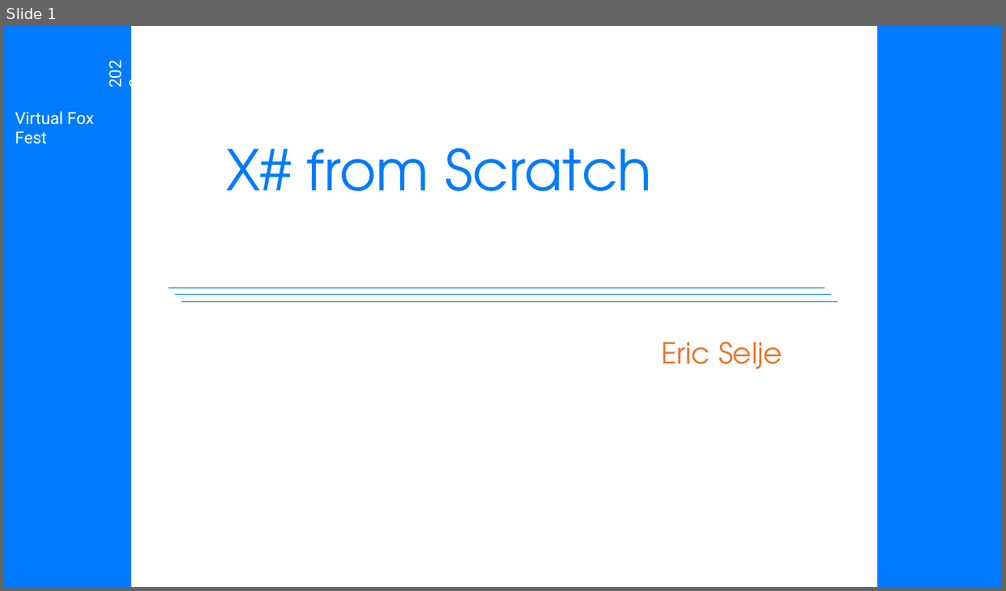
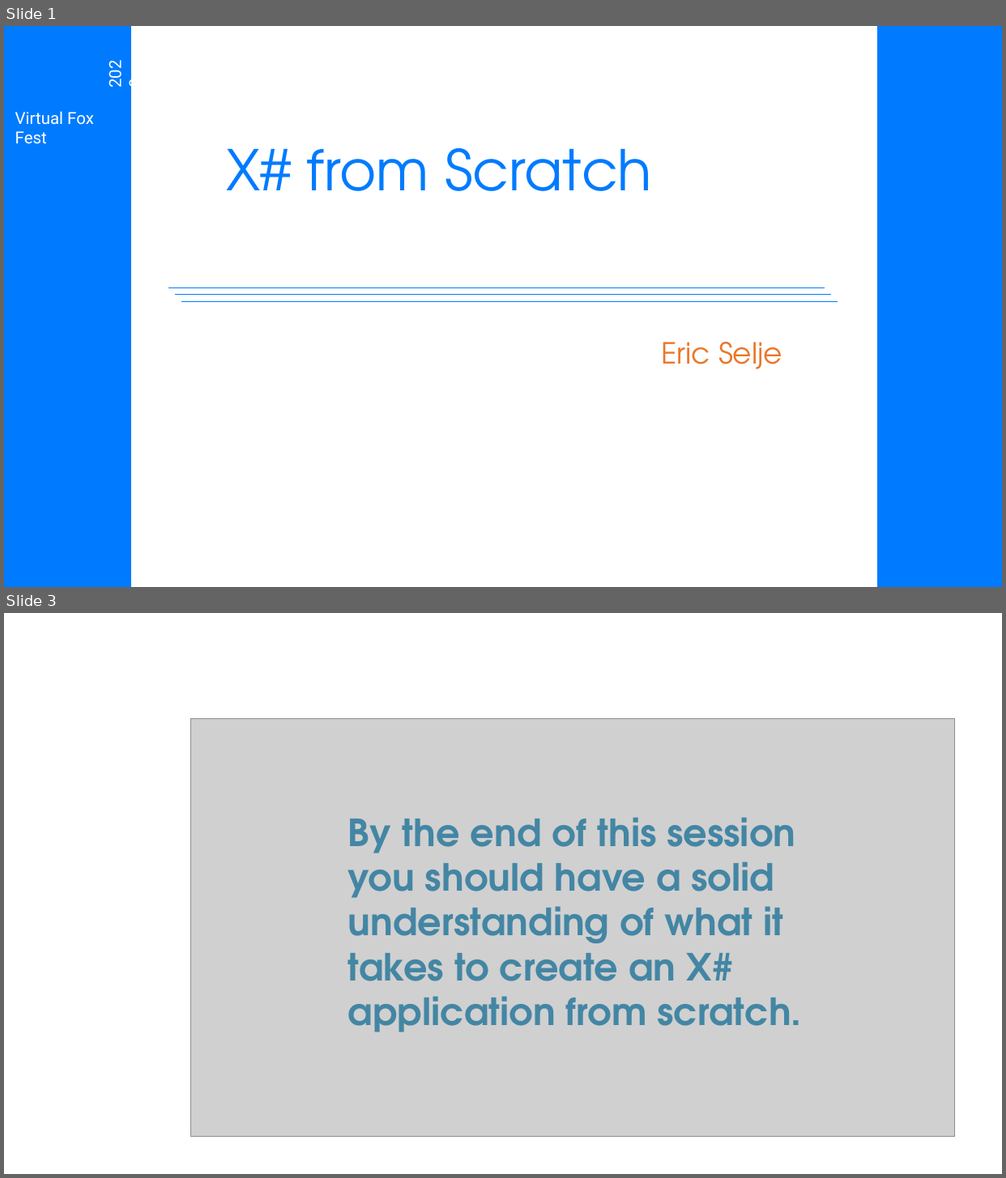
Before and after one commit to eselje/XToDos, a slide deck: Docs/Selje_XSharpFromScratch_Slides.pptx. Shown one above the other, each under a label of ours: slide 1 before the commit, slides 1 and 3 after it; the slides between them are not shown. The pictures are 1006x591 and 1006x1178 pixels, drawn with LibreOffice and Linux fonts; fonts in the diff are those of the drawing; grey boxes stand for pictures; background and template pictures are left out. Boxes give left, top, right and bottom in pixels: in the first picture for what was removed or moved away, otherwise in the second. Text is boxed around its words. In the diff, an @@ line names an element or a change of style, - is before the commit and + after.

```diff
--- a/Docs/Selje_XSharpFromScratch_Slides.pptx
+++ b/Docs/Selje_XSharpFromScratch_Slides.pptx
@@ slide 3 added at bbox=[4, 613, 1002, 1174], background picture (left out) @@
@@ title added at bbox=[166, 637, 957, 694], 39.6 pt, text #FFFFFF @@
+Goal!
@@ picture added at bbox=[191, 718, 955, 1137] @@
@@ text added at bbox=[348, 817, 801, 1033], 36 pt, text #4386A4, bold @@
+By the end of this session you should have a solid understanding of what it takes to create an X# application from scratch.
```
Also in this commit, not shown: 9 slides changed, 8 other slides added, 8 slides removed, 3 other files.
